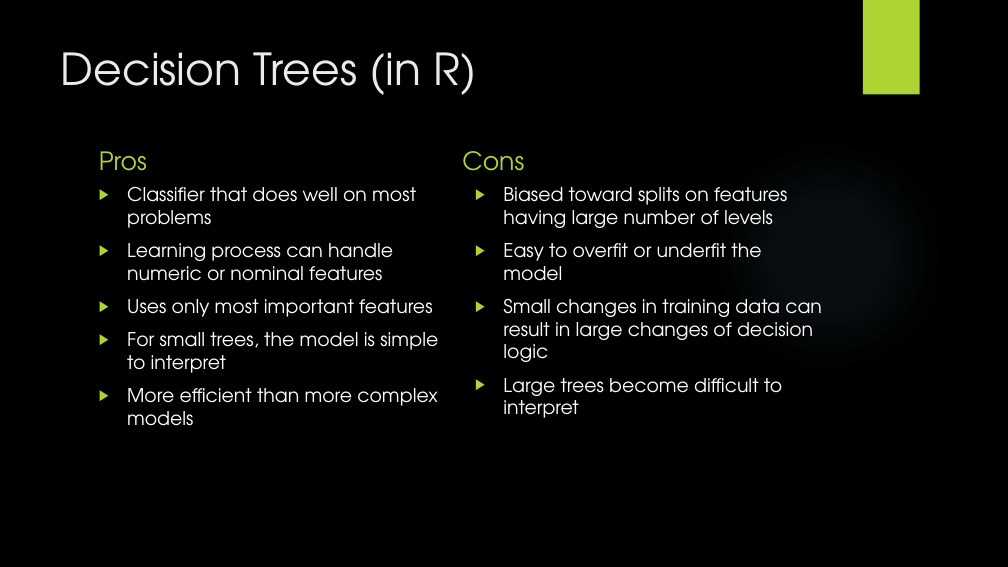
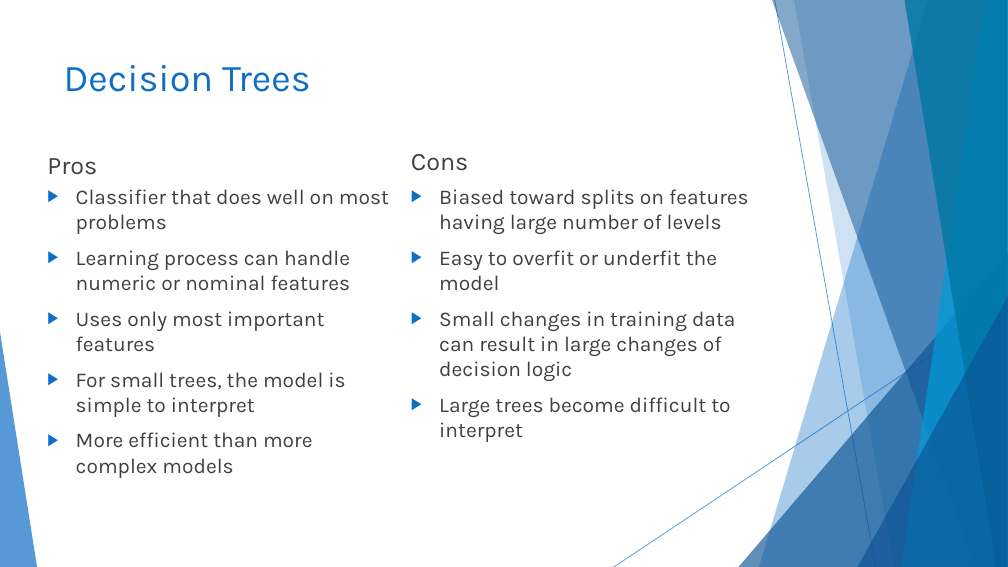
Before and after one commit to codyhock/Senior-Project, a slide deck: slide 18 of CHOCKfinal.pptx. Drawn at 1008x567 pixels with LibreOffice and Linux fonts; fonts in the diff are those of the drawing; background and template pictures are left out. Boxes give left, top, right and bottom in pixels: in the first picture for what was removed or moved away, otherwise in the second. Text is boxed around its words. In the diff, an @@ line names an element or a change of style, - is before the commit and + after.

```diff
--- a/CHOCKfinal.pptx
+++ b/CHOCKfinal.pptx
@@ background picture (left out) to #FFFFFF @@
@@ rectangle removed at [863,0,920,95] @@
@@ title at [64,65,310,92]: text changed; size 42 to 36 pt; font TeX Gyre Adventor to Karla; text colour #EBEBEB to #0F6FC6 @@
-Decision Trees (in R)
+Decision Trees
@@ text "Pros" at [47,158,97,175]: font TeX Gyre Adventor to Karla, text colour #ACD433 to #404040 @@
@@ text "Pros": place and size @@
-text "Pros" at [99,151,147,171]
+text "Pros" at [47,158,97,175]
@@ text "Cons": place and size @@
-text "Cons" at [462,151,524,171]
+text "Cons" at [411,154,469,171]
@@ text "Cons" at [411,154,469,171]: font TeX Gyre Adventor to Karla, text colour #ACD433 to #404040 @@
@@ ellipse removed at [712,138,944,371] @@
@@ text "Classifier that does well on ...": place and size @@
-text "Classifier that does well on ..." at [127,187,438,426]
+text "Classifier that does well on ..." at [76,189,389,478]
@@ text "Classifier that does well on ..." at [76,189,389,478]: size 18 to 20 pt, font TeX Gyre Adventor to Karla, text colour #FFFFFF to #404040; bullet colour #ACD433 to #0F6FC6 @@
@@ text "Biased toward splits on features ..." at [439,189,749,442]: size 18 to 20 pt, font TeX Gyre Adventor to Karla, text colour #FFFFFF to #404040; bullet colour #ACD433 to #0F6FC6 @@
@@ text "Biased toward splits on features ...": place and size @@
-text "Biased toward splits on features ..." at [503,187,822,418]
+text "Biased toward splits on features ..." at [439,189,749,442]
@@ group added at [0,0,1008,567]: 5 freeform shapes, 3 triangles, 2 lines @@
```
Also in this commit, not shown: 26 other slides changed, 3 slides added, 3 slides removed.
